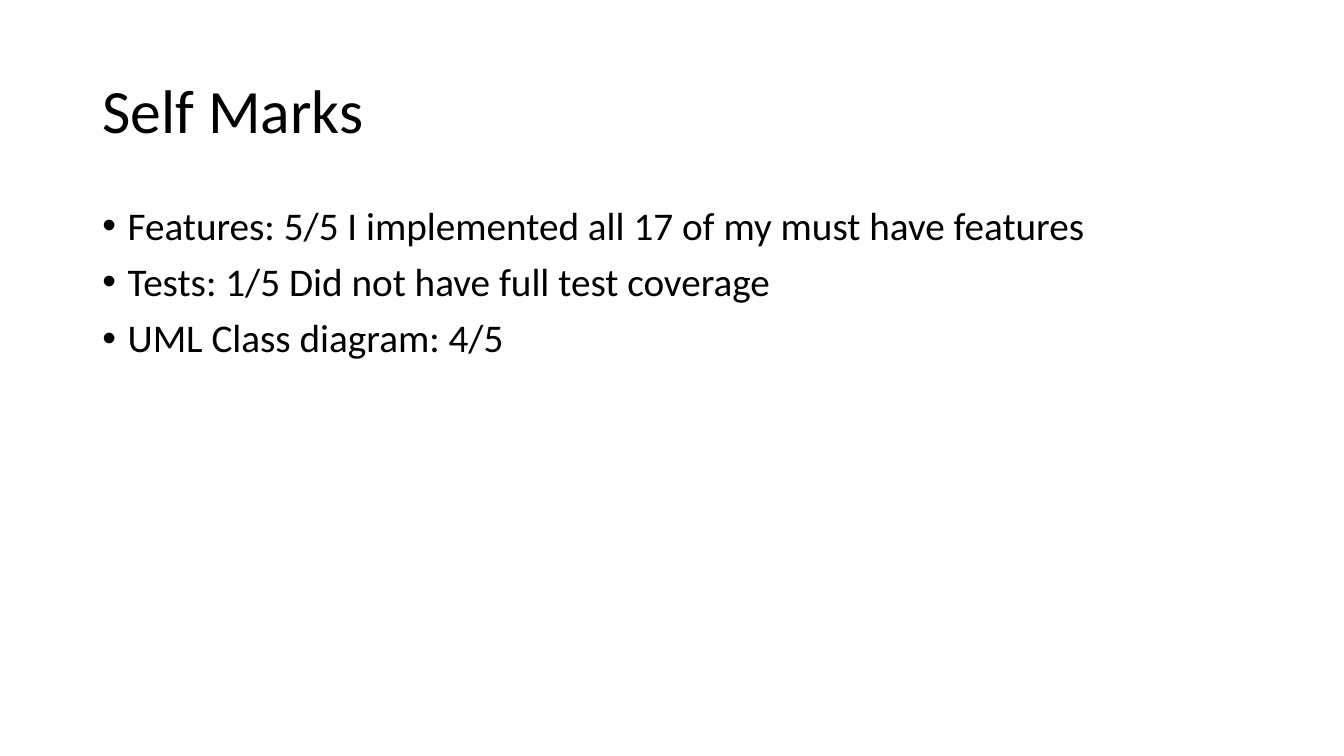
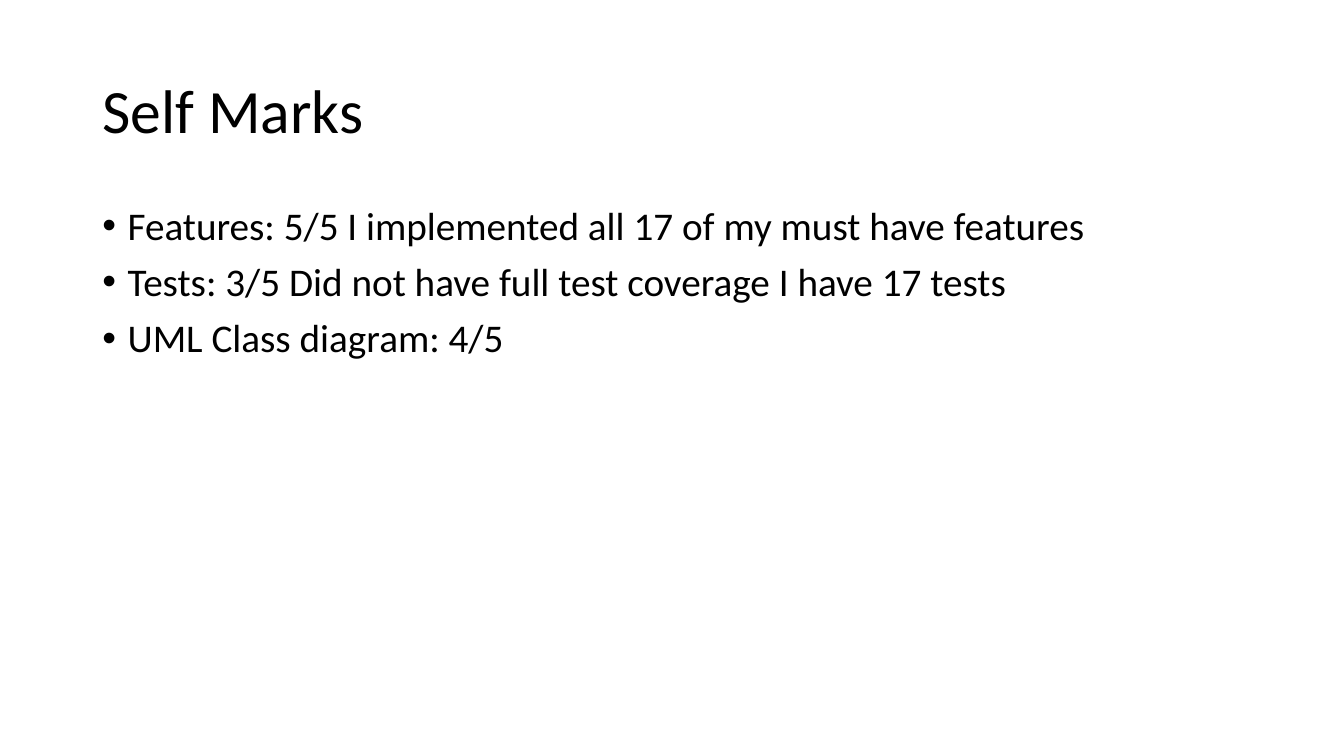
Before and after one commit to KeaganErasmus/BCDE222-C-, a slide deck: slide 2 of Presentation.pptx. Drawn at 1344x756 pixels with LibreOffice and Linux fonts; fonts in the diff are those of the drawing. Boxes give left, top, right and bottom in pixels: in the first picture for what was removed or moved away, otherwise in the second. Text is boxed around its words. In the diff, an @@ line names an element or a change of style, - is before the commit and + after.

```diff
--- a/Presentation.pptx
+++ b/Presentation.pptx
@@ text at box(128, 268, 1006, 303): text changed @@
-• Tests: 1/5 Did not have full test coverage
+• Tests: 3/5 Did not have full test coverage I have 17 tests
```
